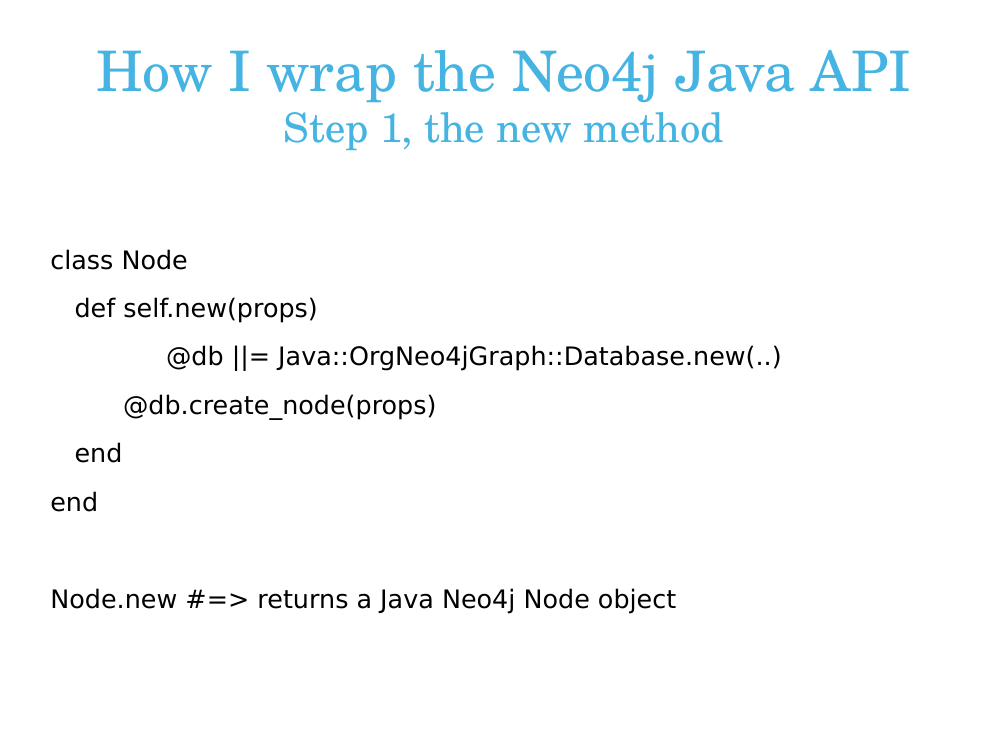
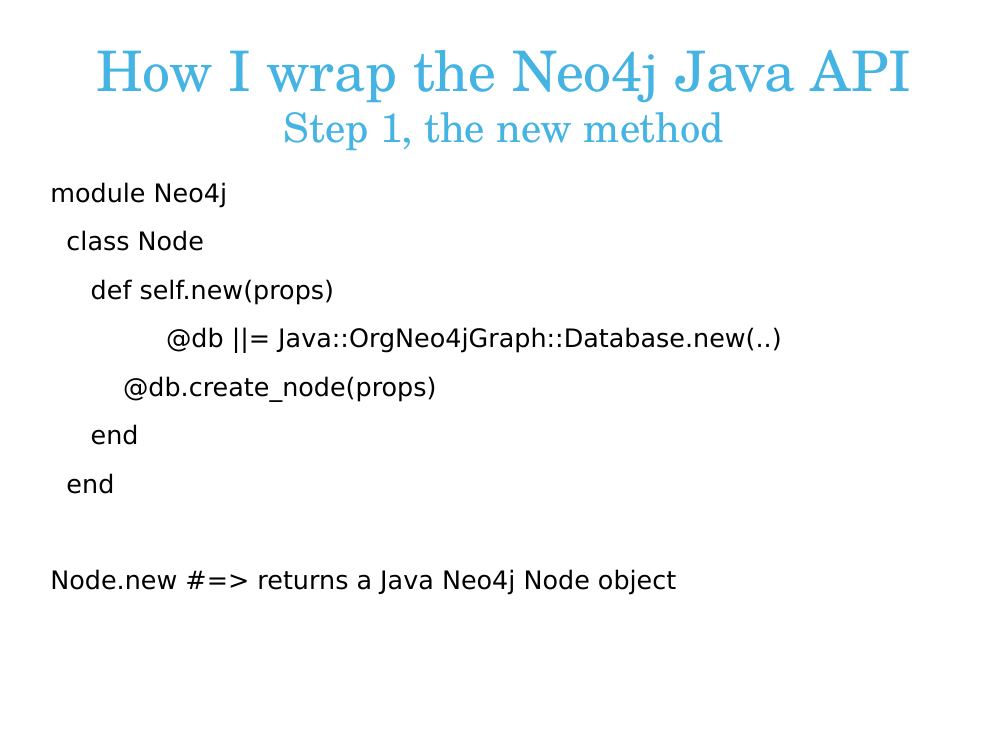
Before and after one commit to andreasronge/andreasronge.github.com, a slide deck: slide 22 of JRubyConf.odp. Drawn at 1008x756 pixels with LibreOffice and Linux fonts; fonts in the diff are those of the drawing; background and template pictures are left out. Boxes give left, top, right and bottom in pixels: in the first picture for what was removed or moved away, otherwise in the second. Text is boxed around its words. In the diff, an @@ line names an element or a change of style, - is before the commit and + after.

```diff
--- a/JRubyConf.odp
+++ b/JRubyConf.odp
@@ text at [50,182,227,208]: paragraph added @@
+module Neo4j
```
Also in this commit, not shown: 1 other slide changed, 1 slide removed.
